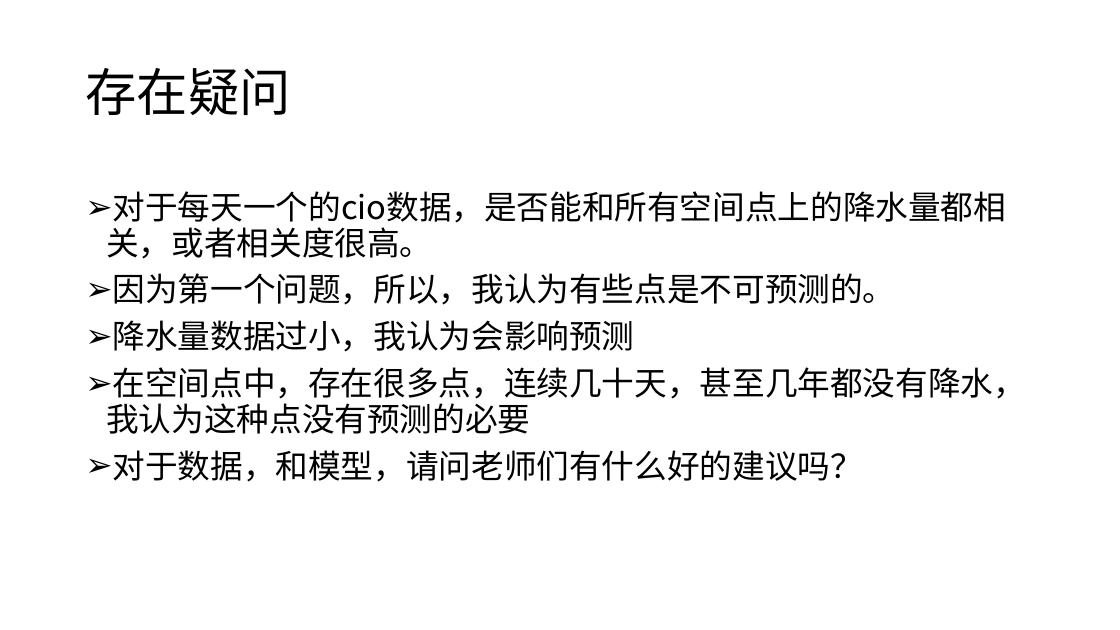
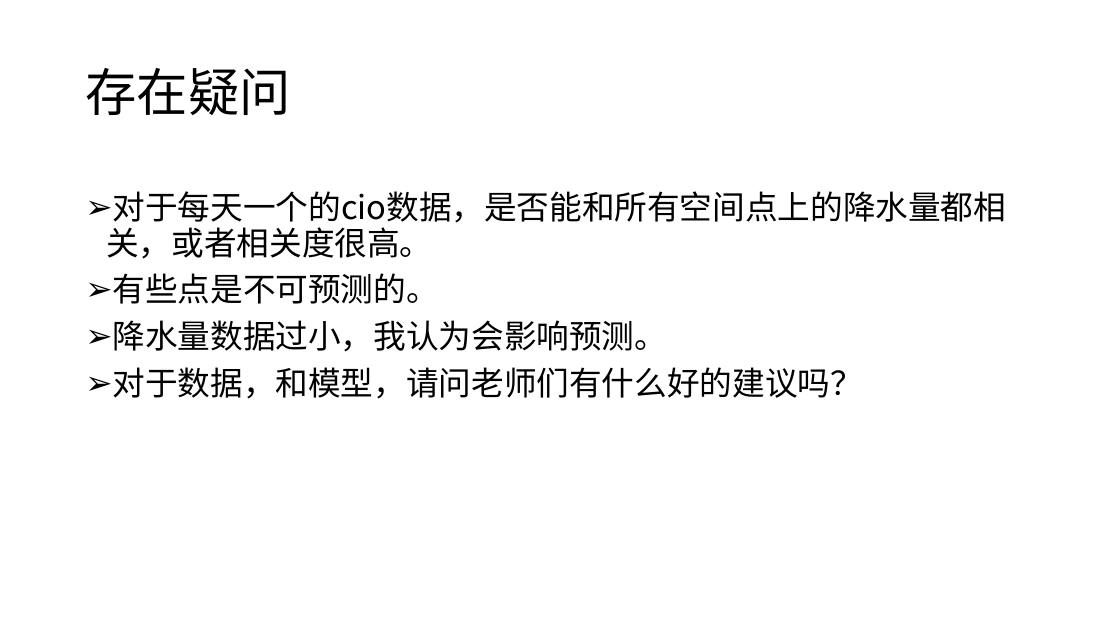
Before and after one commit to tureful/tureful.github.io, a slide deck: slide 25 of summary.pptx (slide 18 before the commit). Drawn at 1120x630 pixels with LibreOffice and Linux fonts; fonts in the diff are those of the drawing. Boxes give left, top, right and bottom in pixels: in the first picture for what was removed or moved away, otherwise in the second. Text is boxed around its words. In the diff, an @@ line names an element or a change of style, - is before the commit and + after.

```diff
--- a/summary.pptx
+++ b/summary.pptx
@@ text at (x1=113, y1=273, x2=668, y2=352): text changed @@
-➢ 因为第一个问题，所以，我认为有些点是不可预测的。
-➢ 降水量数据过小，我认为会影响预测
-➢ 在空间点中，存在很多点，连续几十天，甚至几年都没有降水，我认为这种点没有预测的必要
+➢ 有些点是不可预测的。
+➢ 降水量数据过小，我认为会影响预测。
```
Also in this commit, not shown: 2 other slides changed, 7 slides added, 1 slide removed, 1 other file.
